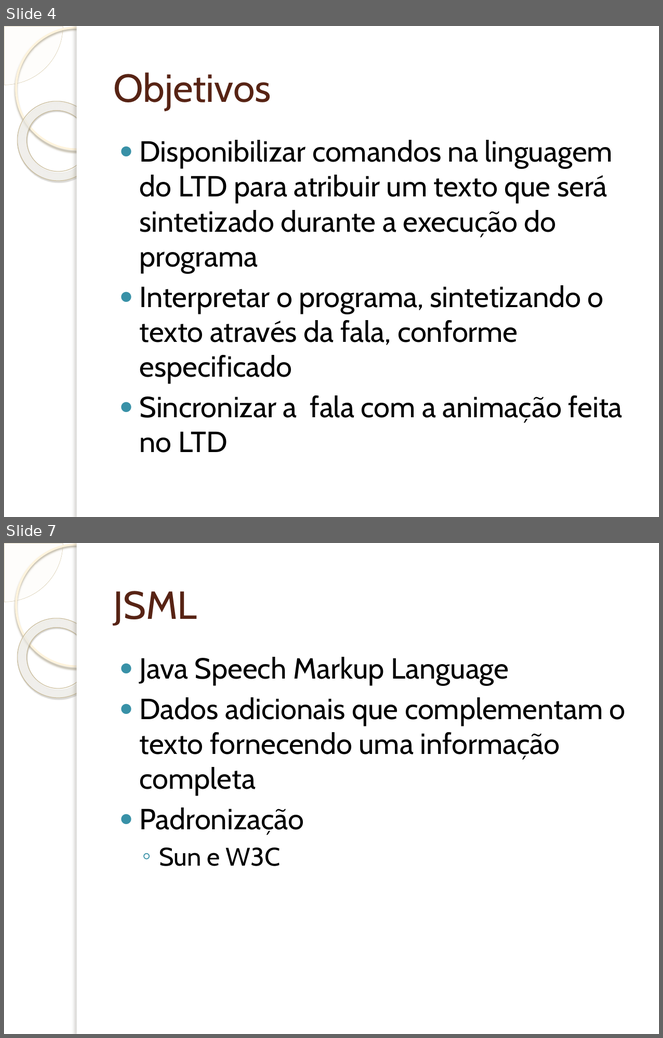
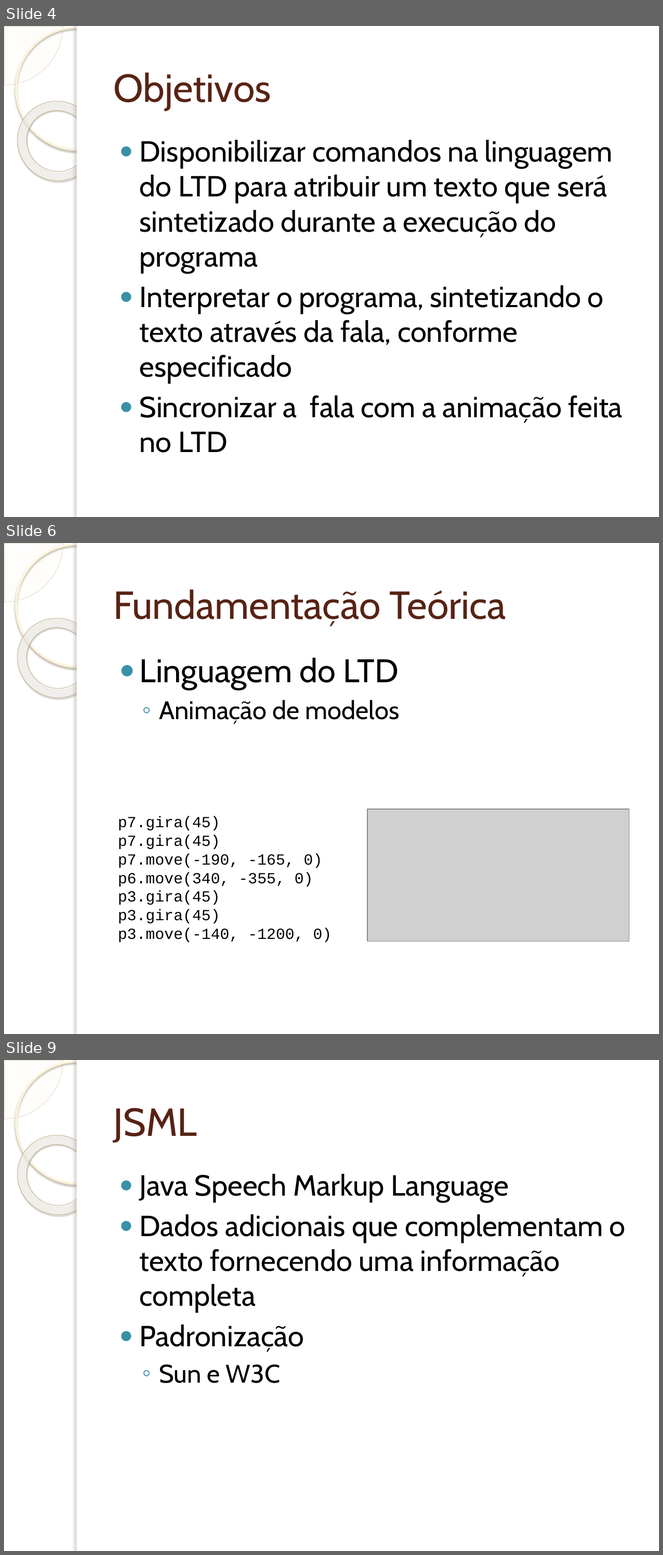
Before and after one commit to wendeldavid/soundwave, a slide deck: docs/tcc/Implementação de Suporta à Programação e Interpretação da.pptx. Shown one above the other, each under a label of ours: slides 4 and 7 before the commit, slides 4, 6 and 9 after it; the slides between them are not shown. The pictures are 663x1038 and 663x1555 pixels, drawn with LibreOffice and Linux fonts; fonts in the diff are those of the drawing; grey boxes stand for pictures; background and template pictures are left out. Boxes give left, top, right and bottom in pixels: in the first picture for what was removed or moved away, otherwise in the second. Text is boxed around its words. In the diff, an @@ line names an element or a change of style, - is before the commit and + after.

```diff
--- a/docs/tcc/Implementação de Suporta à Programação e Interpretação da.pptx
+++ b/docs/tcc/Implementação de Suporta à Programação e Interpretação da.pptx
@@ slide 6 added at box(4, 543, 659, 1034), background picture (left out); not listed: 5 template elements that a slide beside it also shows @@
@@ title added at box(113, 589, 506, 627), 43 pt, text #572314 @@
+Fundamentação Teórica
@@ text added at box(140, 657, 400, 724), 28 pt, text #000000 @@
+● Linguagem do LTD
+  ◦ Animação de modelos
@@ text added at box(118, 817, 332, 943), 17 pt, text #000000 @@
+p7.gira(45)
+p7.gira(45)
+p7.move(-190, -165, 0)
+p6.move(340, -355, 0)
+p3.gira(45)
+p3.gira(45)
+p3.move(-140, -1200, 0)
@@ picture added at box(367, 809, 630, 941) @@
@@ what was slide 7 is now slide 9 @@
```
Also in this commit, not shown: 6 slides changed, 6 other slides added, 2 slides removed.
